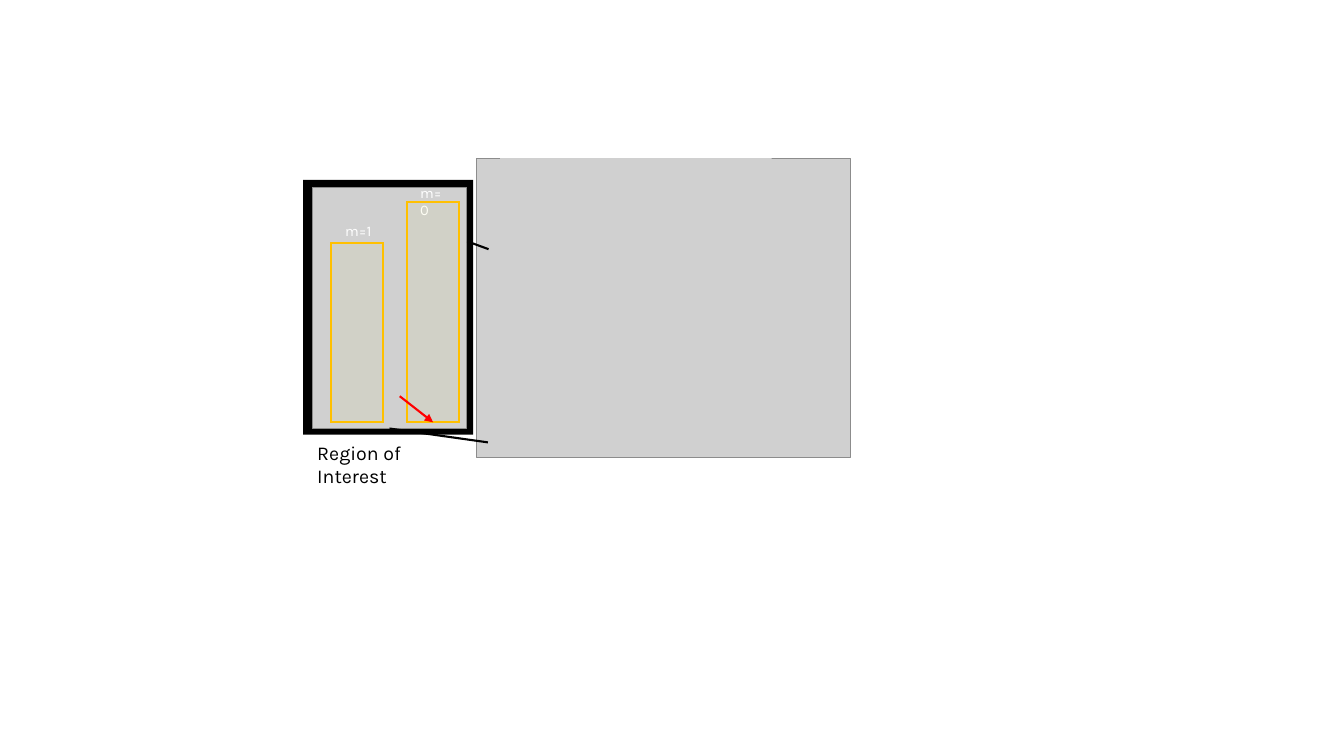
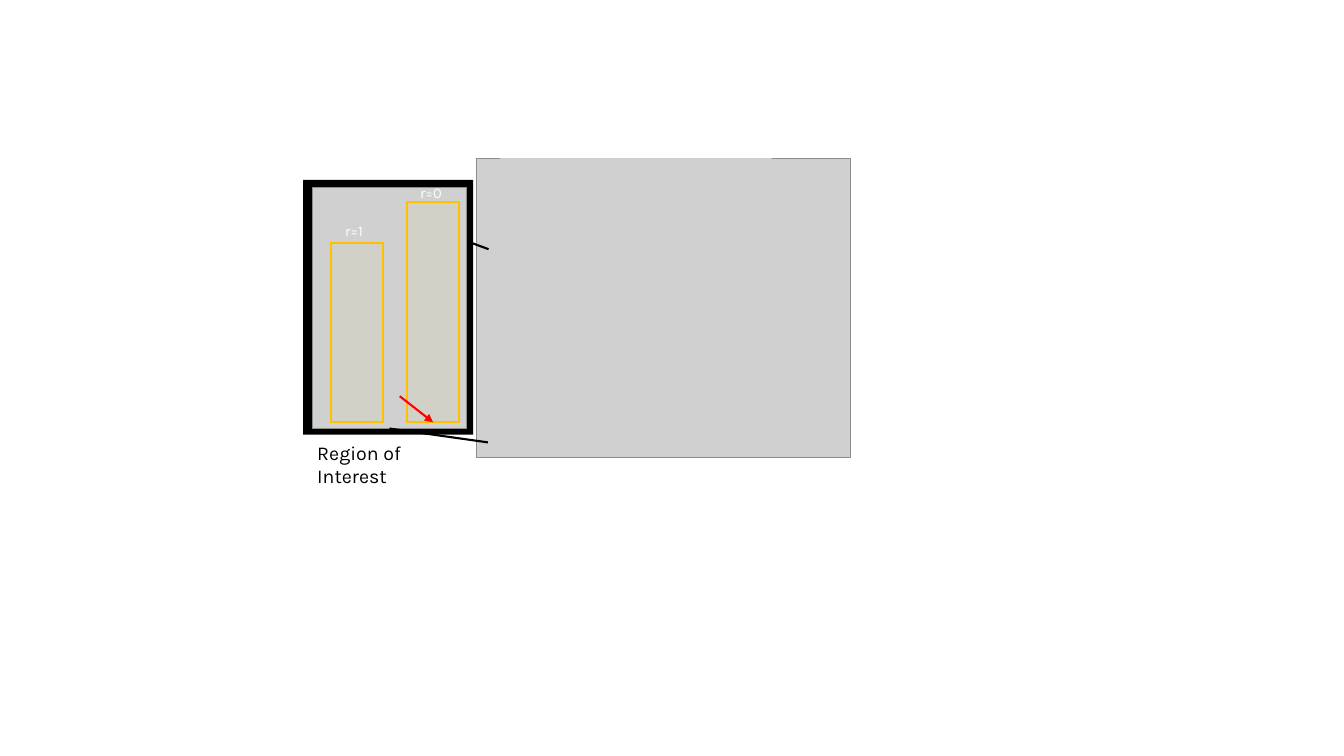
Before and after one commit to DVBeckwitt/2D-Manuscript-Draft, a slide deck: slide 1 of figures/results_pbi2/pbi2.pptx. Drawn at 1344x756 pixels with LibreOffice and Linux fonts; fonts in the diff are those of the drawing; grey boxes stand for pictures. Boxes give left, top, right and bottom in pixels: in the first picture for what was removed or moved away, otherwise in the second. Text is boxed around its words. In the diff, an @@ line names an element or a change of style, - is before the commit and + after.

```diff
--- a/figures/results_pbi2/pbi2.pptx
+++ b/figures/results_pbi2/pbi2.pptx
@@ text at <box>420,184,442,202</box>: text changed @@
-m=0
+r=0
@@ text at <box>345,227,363,231</box>: text changed @@
-m=1
+r=1
```
Also in this commit, not shown: 51 other files.
